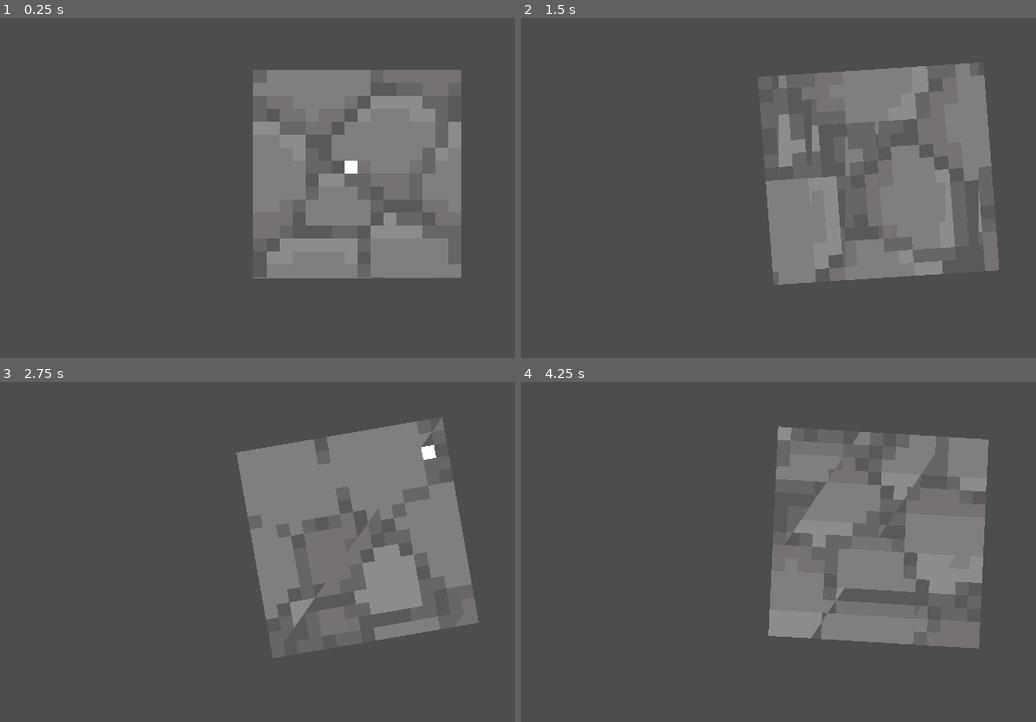
Above: before the commit, frames 1-4 (two rows, left to right).
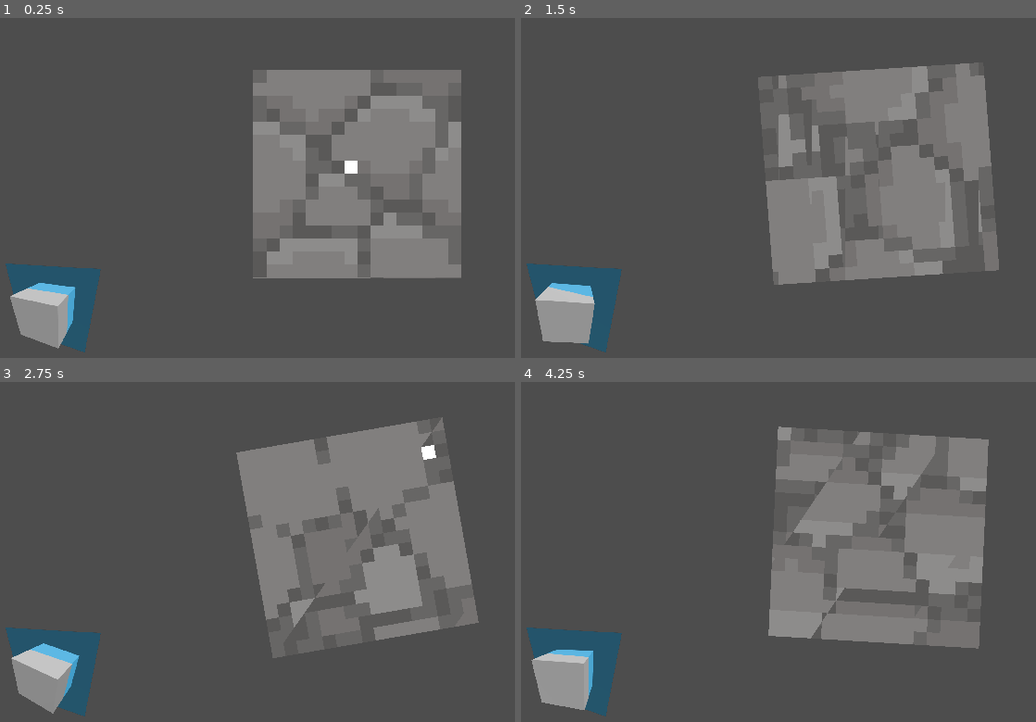
Above: after the commit, the same moments.

Repository: Z53-INCOMING/krita-3d
Game: Godot game, scene res://program.tscn
The game is run twice, just before and just after one commit, with the same random seed, the same clock (stepped at 60 frames per second) and the same inputs.
Inputs (mouse positions are in pixels of both pictures, inside the frame that each line leads up to):
- Up to frame 1 (0.25 s): no input
- Up to frame 2 (1.5 s): tap Enter at 0.5 s; move the mouse to (outside the picture) at 0.52 s; hold Right (ui_right) 0.53-1.28 s; move the mouse to (732, 194) at 1.27 s; hold Down (ui_down) from 1.28 s (still down)
- Up to frame 3 (2.75 s): move the mouse to (432, 446) at 2.02 s; release Down (ui_down) at 2.03 s; hold Right (ui_right) from 2.03 s (still down)
- Up to frame 4 (4.25 s): move the mouse to (840, 620) at 2.77 s; move the mouse to (outside the picture) at 3.52 s; release Right (ui_right) at 3.53 s; hold Left (ui_left) from 3.53 s (still down)

The runs differ from the first frame. In frame 1, 3.6% of the frame differs, in the area x 1-20%, y 72-99%; in frame 2, 3.5%; in frame 3, 3.5%; in frame 4, 3.6%.

Commit message:
slice visualizer

Diff:
--- a/program.gd
+++ b/program.gd
@@ -1,6 +1,8 @@
 extends Control
 
-@onready var screen = $ColorRect
+@onready var screen = $Screen
+
+@onready var texture_cube = $SubViewportContainer/SubViewport/SliceVisualizer/TextureCube
 
 var matrix := Basis.IDENTITY
 
@@ -14,6 +16,7 @@
 	if Input.is_action_pressed("ui_left"):
 		matrix = Basis.from_euler(Vector3(delta, 0.0, 0.0) * 2.0) * matrix
 	screen.material.set_shader_parameter("rotation", matrix)
+	texture_cube.basis = matrix
 
 	var mouse_position_2d = get_global_mouse_position() / Vector2(2560.0, 1440.0)
 	mouse_position_2d *= Vector2(16.0, 9.0) / 9.0
--- a/program.tscn
+++ b/program.tscn
@@ -13,6 +13,21 @@
 shader_parameter/mouse_position = null
 shader_parameter/image = ExtResource("2_yhju4")
 
+[sub_resource type="Environment" id="Environment_0bxk3"]
+background_mode = 1
+background_color = Color(0, 0, 0, 0)
+ambient_light_source = 2
+ambient_light_color = Color(1, 1, 1, 1)
+
+[sub_resource type="StandardMaterial3D" id="StandardMaterial3D_b541f"]
+transparency = 1
+cull_mode = 2
+albedo_color = Color(0, 0.666667, 1, 0.529412)
+
+[sub_resource type="QuadMesh" id="QuadMesh_7oevu"]
+material = SubResource("StandardMaterial3D_b541f")
+size = Vector2(2, 2)
+
 [node name="Program" type="Control"]
 layout_mode = 3
 anchors_preset = 15
@@ -22,9 +37,42 @@
 grow_vertical = 2
 script = ExtResource("1_5rvem")
 
-[node name="ColorRect" type="ColorRect" parent="."]
+[node name="Screen" type="ColorRect" parent="."]
 texture_filter = 1
 material = SubResource("ShaderMaterial_tj7fs")
 layout_mode = 0
 offset_right = 2560.0
 offset_bottom = 1440.0
+
+[node name="SubViewportContainer" type="SubViewportContainer" parent="."]
+layout_mode = 0
+offset_top = 928.0
+offset_right = 513.0
+offset_bottom = 1459.0
+
+[node name="SubViewport" type="SubViewport" parent="SubViewportContainer"]
+transparent_bg = true
+handle_input_locally = false
+msaa_3d = 3
+render_target_update_mode = 4
+
+[node name="SliceVisualizer" type="Node3D" parent="SubViewportContainer/SubViewport"]
+
+[node name="Camera3D" type="Camera3D" parent="SubViewportContainer/SubViewport/SliceVisualizer"]
+transform = Transform3D(0.919767, -0.197057, 0.339408, 0, 0.86481, 0.5021, -0.392466, -0.461814, 0.795423, 1.05851, 1.22501, 1.67277)
+
+[node name="TextureCube" type="CSGBox3D" parent="SubViewportContainer/SubViewport/SliceVisualizer"]
+
+[node name="WorldEnvironment" type="WorldEnvironment" parent="SubViewportContainer/SubViewport/SliceVisualizer"]
+environment = SubResource("Environment_0bxk3")
+
+[node name="TopLight" type="DirectionalLight3D" parent="SubViewportContainer/SubViewport/SliceVisualizer"]
+transform = Transform3D(0.960883, 0.14981, 0.23294, -0.232585, -0.0201354, 0.972368, 0.150361, -0.98851, 0.0154958, 0, 0, 0)
+
+[node name="BottomShadow" type="DirectionalLight3D" parent="SubViewportContainer/SubViewport/SliceVisualizer"]
+transform = Transform3D(-1, -3.82137e-15, 8.74228e-08, -8.74228e-08, 4.37114e-08, -1, 0, -1, -4.37114e-08, 0, 0, 0)
+light_energy = 0.25
+light_negative = true
+
+[node name="IntersectionPlane" type="MeshInstance3D" parent="SubViewportContainer/SubViewport/SliceVisualizer"]
+mesh = SubResource("QuadMesh_7oevu")
Not shown: 1 places in program.tscn that only renumber resources
